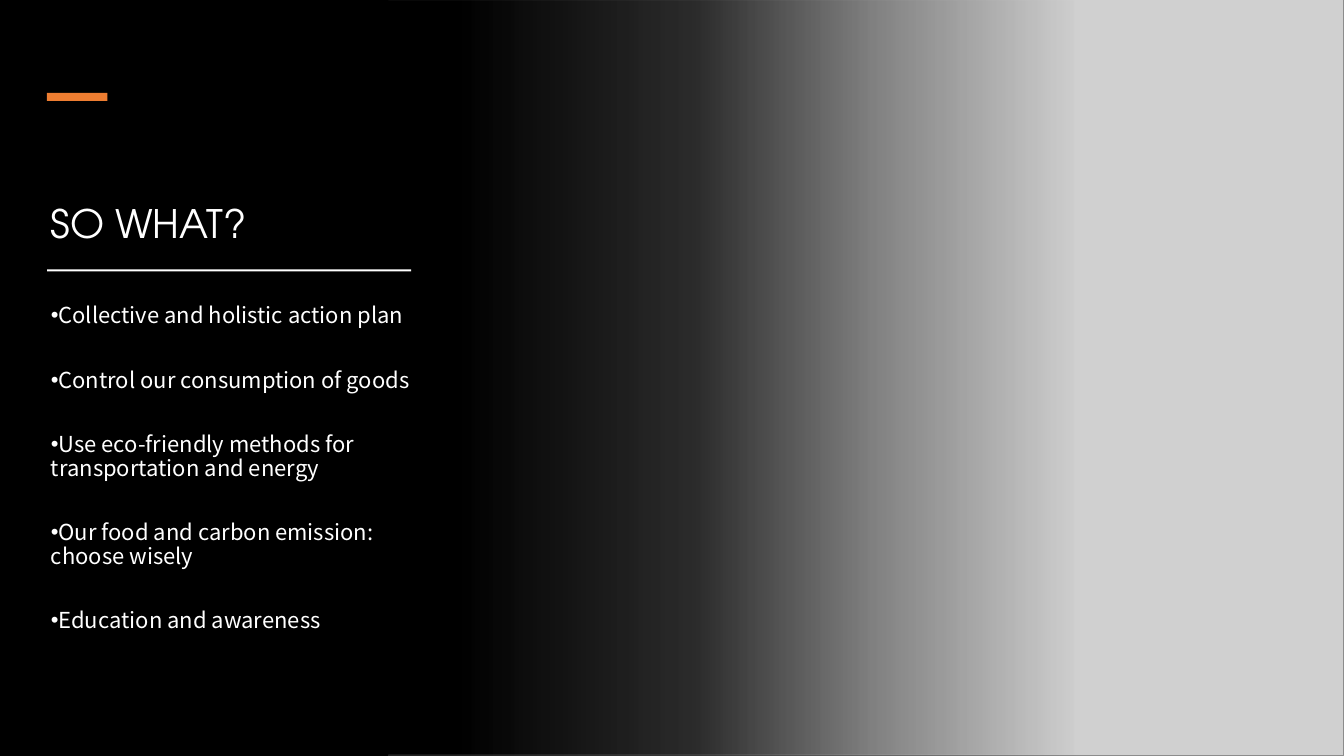
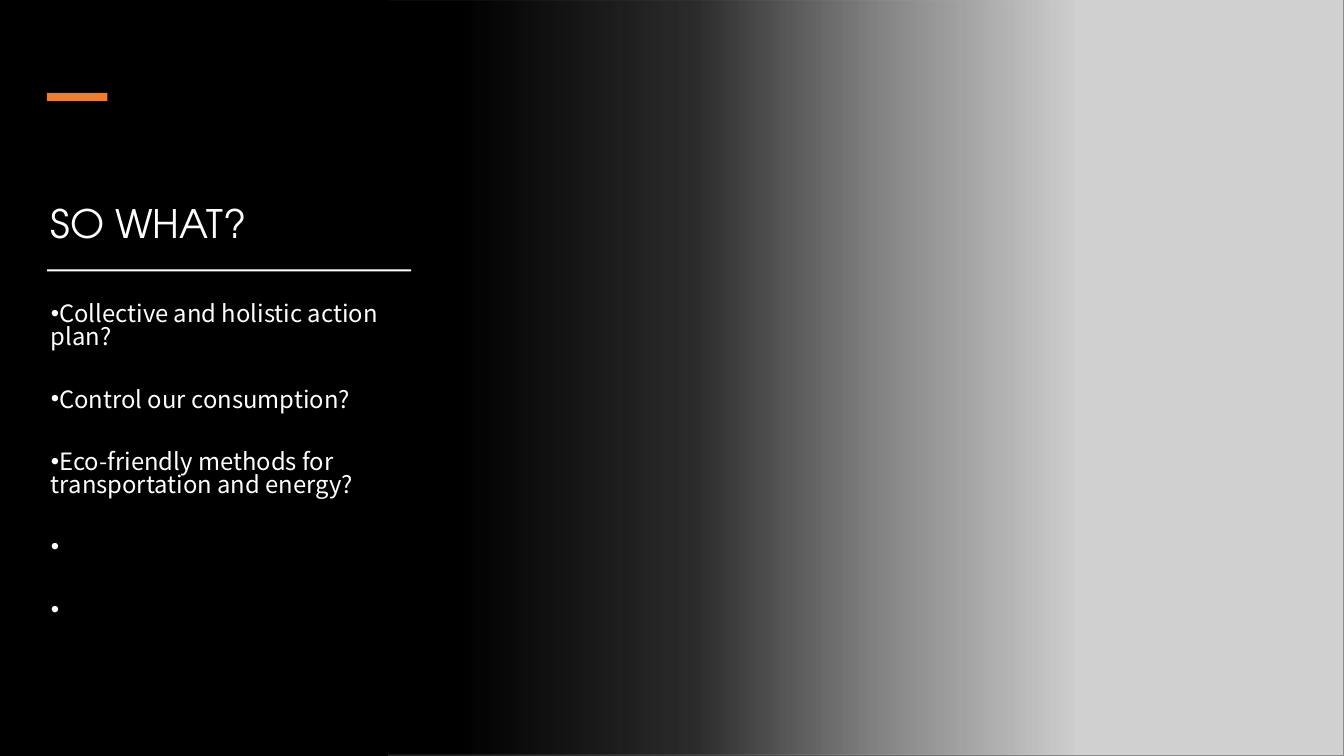
Before and after one commit to danilogiarlini/Global-CO2-Emission-Forecasting, a slide deck: slide 14 of Visualization/GlobalCO2Emission.pptx. Drawn at 1344x756 pixels with LibreOffice and Linux fonts; fonts in the diff are those of the drawing; grey boxes stand for pictures. Boxes give left, top, right and bottom in pixels: in the first picture for what was removed or moved away, otherwise in the second. Text is boxed around its words. In the diff, an @@ line names an element or a change of style, - is before the commit and + after.

```diff
--- a/Visualization/GlobalCO2Emission.pptx
+++ b/Visualization/GlobalCO2Emission.pptx
@@ text at bbox=[51, 303, 378, 499]: text changed; size 15.7 to 17 pt @@
-• Collective and holistic action plan
-• Control our consumption of goods
-• Use eco-friendly methods for transportation and energy
-• Our food and carbon emission: choose wisely
-• Education and awareness
+• Collective and holistic action plan?
+• Control our consumption?
+• Eco-friendly methods for transportation and energy?
```
Also in this commit, not shown: 4 other slides changed, 2 other files.
